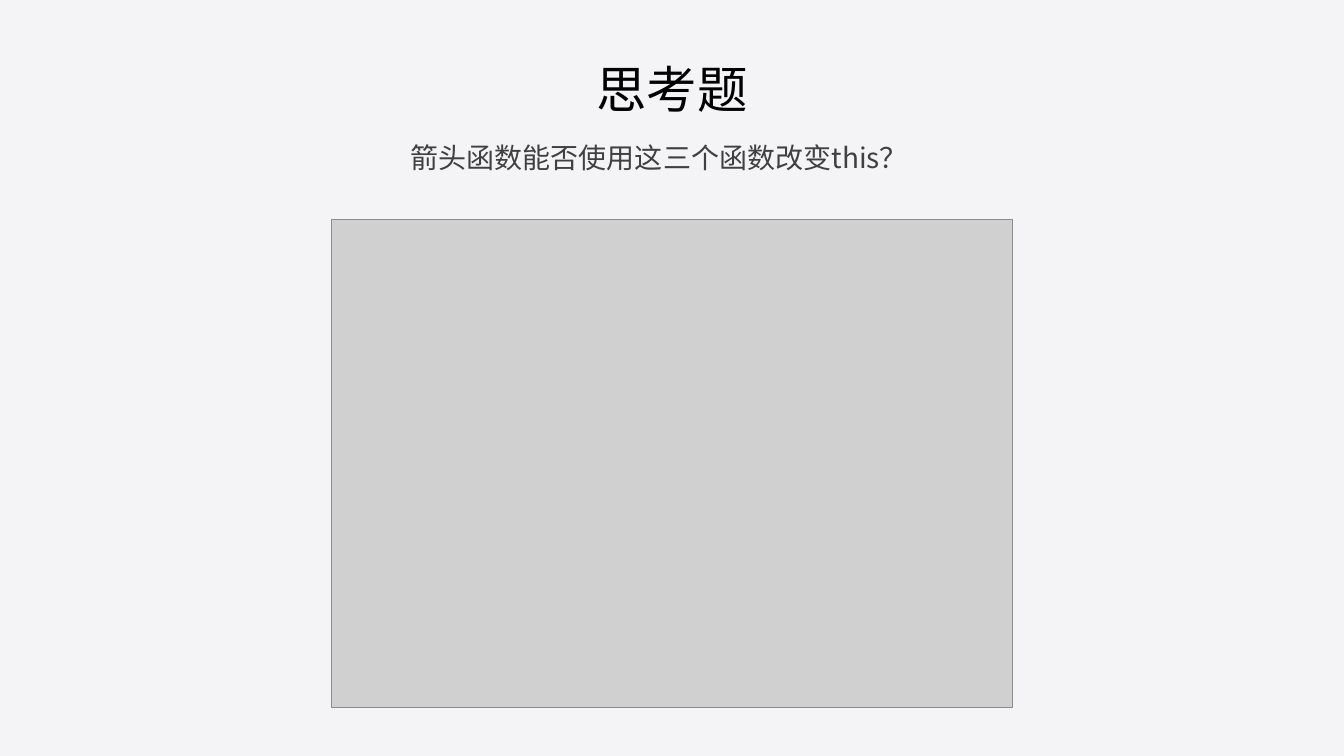
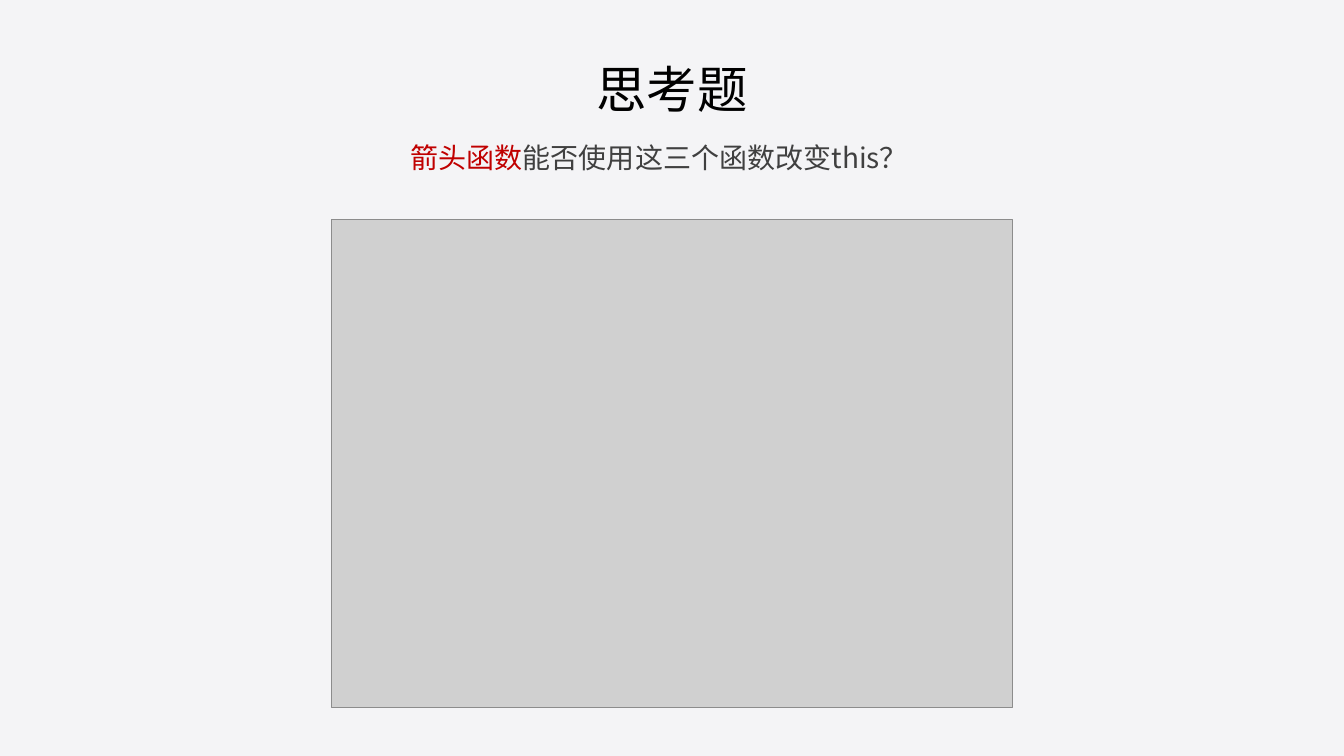
Before and after one commit to liuweiGL/share, a slide deck: slide 16 of ppt/JavaScript基础一.pptx. Drawn at 1344x756 pixels with LibreOffice and Linux fonts; fonts in the diff are those of the drawing; grey boxes stand for pictures. Boxes give left, top, right and bottom in pixels: in the first picture for what was removed or moved away, otherwise in the second. Text is boxed around its words. In the diff, an @@ line names an element or a change of style, - is before the commit and + after.

```diff
--- a/ppt/JavaScript基础一.pptx
+++ b/ppt/JavaScript基础一.pptx
@@ text "箭头函数能否使用这三个函数改变this？" at (x1=411, y1=144, x2=908, y2=171): text colour #404040 to #C00000 in "箭头函数能否使用这三个函数改变this？" @@
```
Also in this commit, not shown: 1 other slide changed, 6 slides added, 3 other files.
